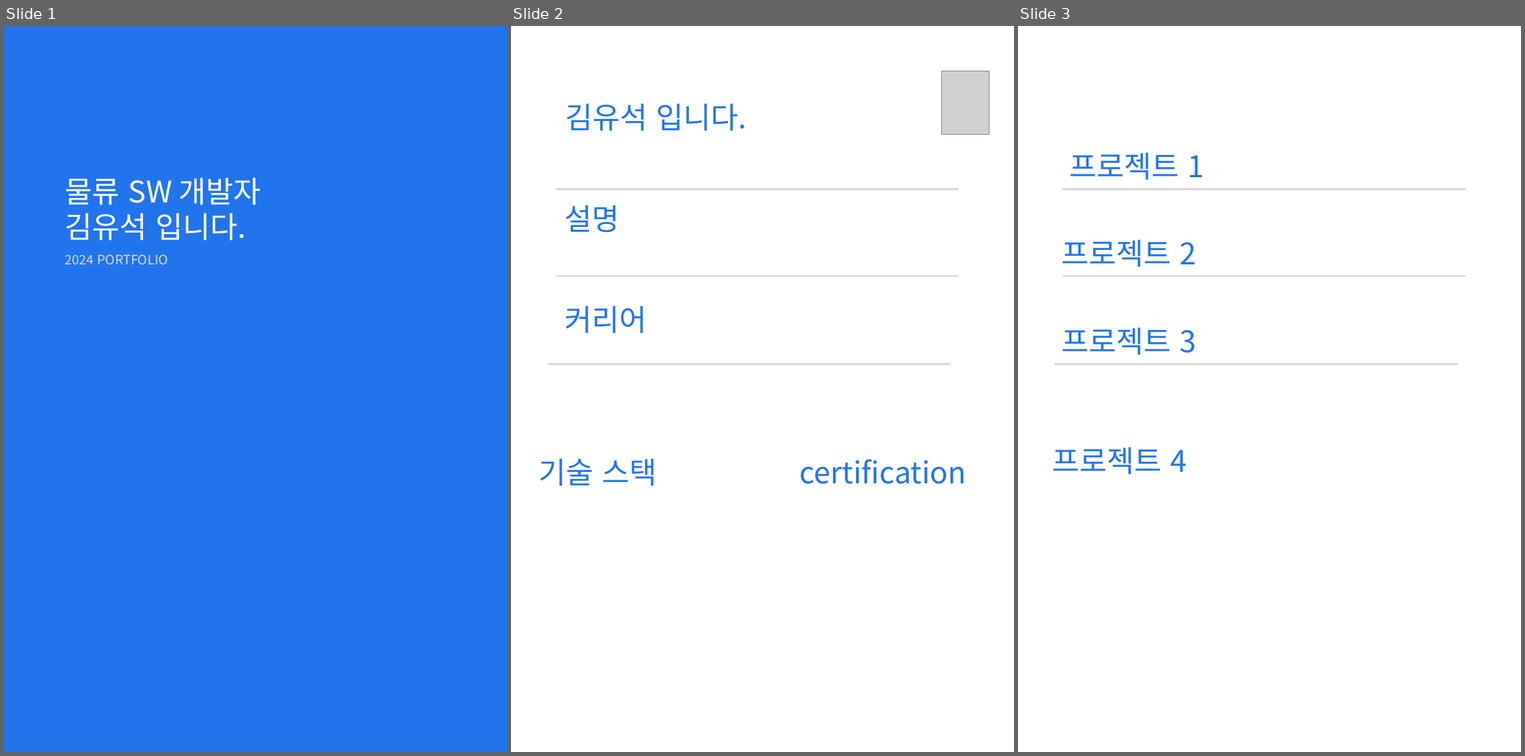
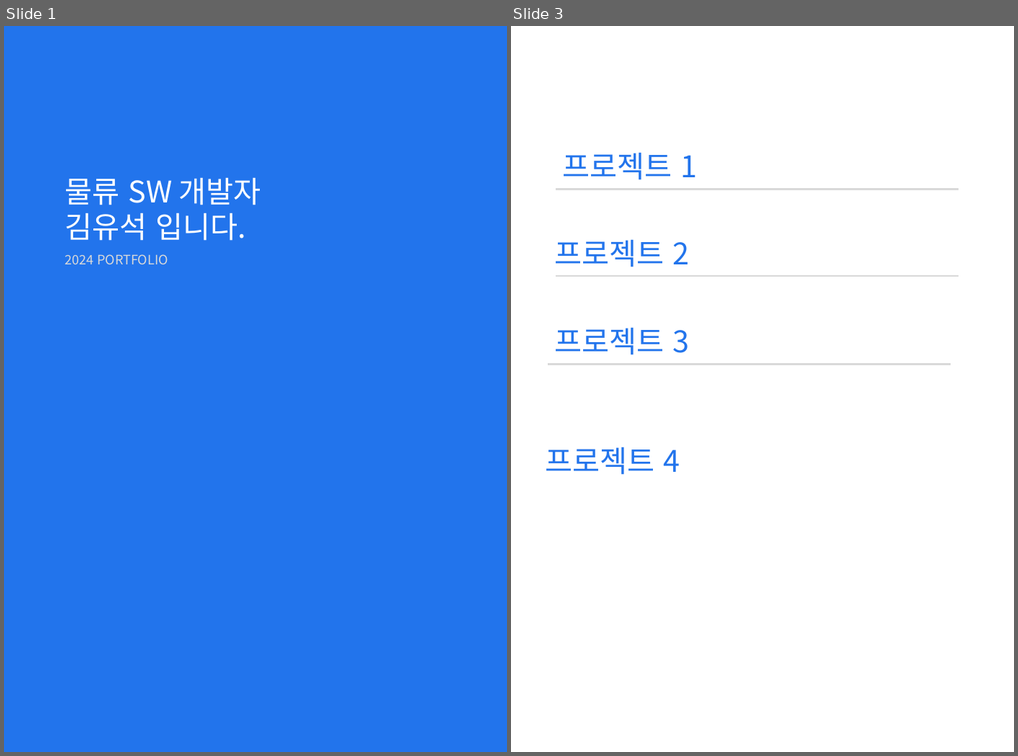
Before and after one commit to yuseok01/itgorae, a slide deck: ppt/김유석 포트폴리오3.pptx. Shown side by side, each under a label of ours: slides 1, 2 and 3 before the commit, slides 1 and 3 after it; the slides between them are not shown. The pictures are 1525x756 and 1018x756 pixels, drawn with LibreOffice and Linux fonts; fonts in the diff are those of the drawing; grey boxes stand for pictures. Boxes give left, top, right and bottom in pixels: in the first picture for what was removed or moved away, otherwise in the second. Text is boxed around its words. In the diff, an @@ line names an element or a change of style, - is before the commit and + after.

```diff
--- a/ppt/김유석 포트폴리오3.pptx
+++ b/ppt/김유석 포트폴리오3.pptx
@@ slide 2 removed at (511,26,1014,752), background #FFFFFF @@
@@ picture removed at (941,71,989,134) @@
@@ text removed at (566,103,746,131) @@
-김유석 입니다.
@@ line removed from (556, 189) to (958, 189) @@
@@ text removed at (564,205,619,232) @@
-설명
@@ line removed from (556, 276) to (958, 276) @@
@@ text removed at (564,305,646,333) @@
-커리어
@@ line removed from (548, 364) to (950, 364) @@
@@ text removed at (539,458,656,486) @@
-기술 스택
@@ text removed at (800,459,966,484) @@
-certification
```
Also in this commit, not shown: 1 slide added.
